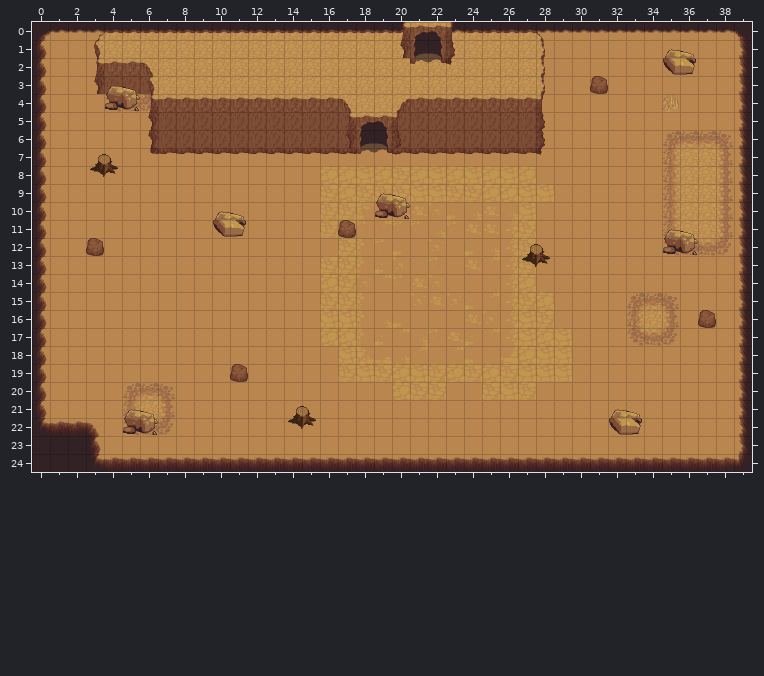
Tiled map, stored at res/carte/map_start_umbra.tmx. The picture above is the old version.
Cells are 32x32 px. Shown: x 0..39, y 0..24.
The same view after the edit:
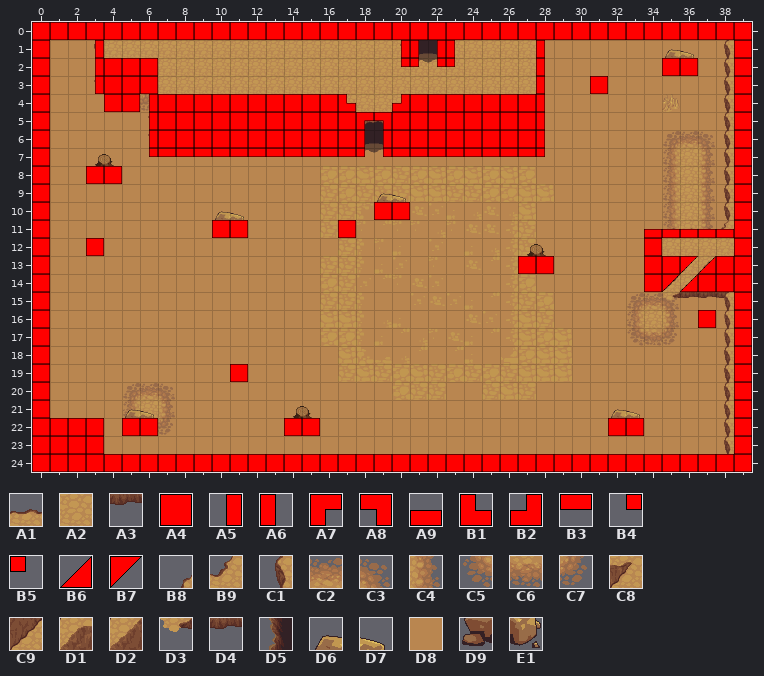
Key: from "tile_base_out_atlas": A1 6, A2 38, A3 134; from "tile_collision": A4 0, A5 1, A6 2, A7 3, A8 4, A9 5, B1 8, B2 9, B3 10, B4 11, B5 12, B6 13, B7 19; from "tile_terrain_atlas": B8 5, B9 8, C1 37, C2 80, C3 81, C4 113, C5 143, C6 144, C7 145, C8 165, C9 196, D1 197, D2 228, D3 259, D4 260, D5 300, D6 698, D7 699, D8 713, D9 730, E1 731.
__ is an empty cell.
Tiles of an added or newly shown layer are drawn over the layers below it.
Change:
Layer "sol":
Tile D8 gives way to one hidden under a higher layer in row 1 at x 39; in row 12 at x 36 to 37.
Tile A2 now appears in row 11 at x 36.
Layer "background":
Tile C5 gives way to one hidden under a higher layer in row 12 at x 35.
Tile D5 gives way to one hidden under a higher layer in rows 1 to 23 at x 39.
The author changed tile C6 to tile A2 in row 12 at x 36 to 37.
The author changed tile C7 to tile A2 in row 12 at x 38.
Tile A3 now appears in row 15 at x 37 to 38.
The author changed tile C4 to tile B9 in row 11 at x 38.
The author changed tile C3 to tile C1 in row 6 at x 38.
The author changed tile C4 to tile C1 in rows 7 to 10 at x 38.
Tile C1 now appears in rows 1 to 5 at x 38; in rows 16 to 23 at x 38.
The author changed tile C2 to tile C3 in row 6 at x 37.
The author changed tile A2 to tile C4 in rows 7 to 11 at x 37.
Tile D1 now appears in row 13 at x 37.
Tile D4 now appears in row 15 at x 36.
Tile A2 is removed in row 11 at x 36.
Layer "background 2":
Tile A1 now appears in row 11 at x 35 to 37.
The author changed tile D9 to tile A2 in row 12 at x 35.
Tile B8 now appears in row 11 at x 34.
Tile C1 now appears in row 15 at x 38.
Tile C8 now appears in row 13 at x 36.
Tile C9 now appears in row 14 at x 35.
Tile D2 now appears in row 14 at x 36.
Tile D3 now appears in row 15 at x 35.
Tile D4 now appears in row 15 at x 36.
Tile E1 is removed in row 12 at x 36.
Layer "overground":
Tile B8 now appears in row 11 at x 34.
Tile C1 now appears in rows 1 to 10 at x 38; in rows 18 to 23 at x 38.
Tile D6 is removed in row 11 at x 35.
Tile D7 is removed in row 11 at x 36.
Layer "logique" (now shown):
Tile A4 now appears in row 0 at x 0 to 39; in row 1 at x 0 and 39; in row 2 at x 0, 4 to 6, 35 to 36 and 39; in row 3 at x 0, 4 to 6, 31 and 39; in row 4 at x 0, 4 to 5, 7 to 16, 21 to 27 and 39; in rows 5 to 6 at x 0, 7 to 17, 20 to 27 and 39.
Tile A4 now appears in row 7 at x 0 and 39; in row 8 at x 0, 3 to 4 and 39; in row 9 at x 0 and 39; in row 10 at x 0, 19 to 20 and 39; in row 11 at x 0, 10 to 11, 17 and 39; in row 12 at x 0, 3, 34 and 39.
Tile A4 now appears in row 13 at x 0, 27 to 28, 34 to 35 and 38 to 39; in row 14 at x 0, 34 and 37 to 39; in row 15 at x 0 and 39; in row 16 at x 0, 37 and 39; in rows 17 to 18 at x 0 and 39; in row 19 at x 0, 11 and 39.
Tile A4 now appears in rows 20 to 21 at x 0 and 39; in row 22 at x 0 to 3, 5 to 6, 14 to 15, 32 to 33 and 39; in row 23 at x 0 to 3 and 39; in row 24 at x 0 to 39.
Tile A5 now appears in row 1 at x 3, 20 and 22; in rows 2 to 3 at x 3; in rows 4 to 5 at x 6; in row 6 at x 6 and 19.
Tile A6 now appears in row 1 at x 21, 23 and 28; in rows 2 to 5 at x 28; in row 6 at x 18 and 28.
Tile A7 now appears in row 5 at x 18.
Tile A8 now appears in row 5 at x 19.
Tile A9 now appears in row 11 at x 34 to 38.
Tile B1 now appears in row 4 at x 17.
Tile B2 now appears in row 4 at x 20.
Tile B3 now appears in row 7 at x 7 to 17 and 20 to 27.
Tile B4 now appears in row 2 at x 20 and 22; in row 7 at x 6 and 19.
Tile B5 now appears in row 2 at x 21 and 23; in row 7 at x 18 and 28.
Tile B6 now appears in row 13 at x 37; in row 14 at x 36.
Tile B7 now appears in row 13 at x 36; in row 14 at x 35.
Boxes around the changes in both pictures, in picture pixels (x1, y1, x2, y2):
changed: (32, 22, 752, 472)
